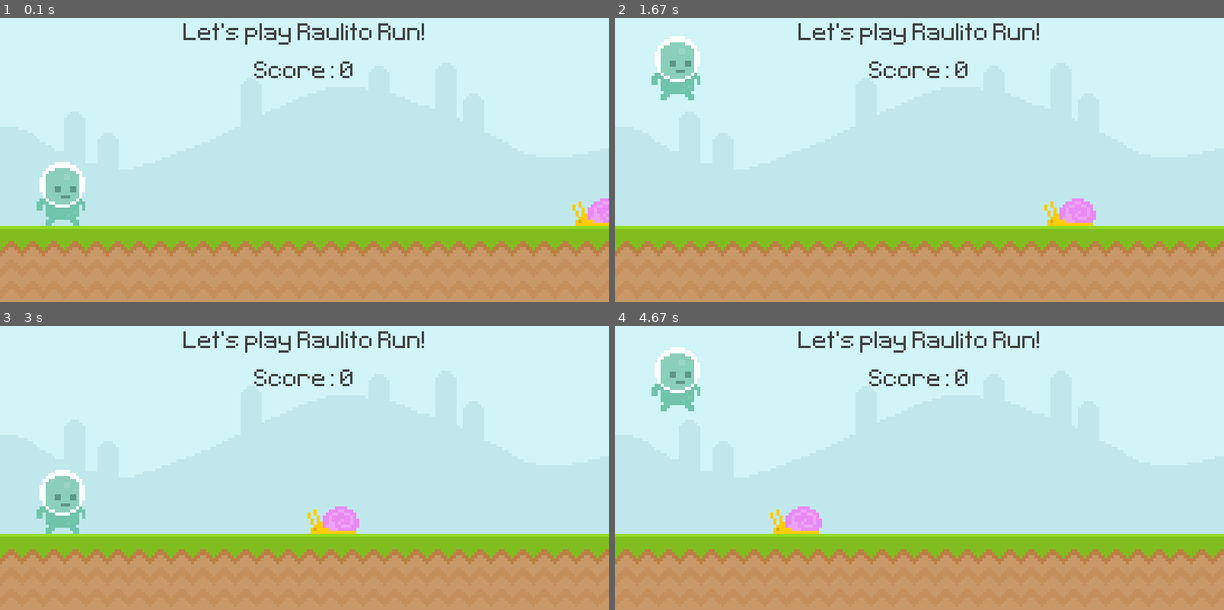
Above: before the commit, frames 1-4 (two rows, left to right).
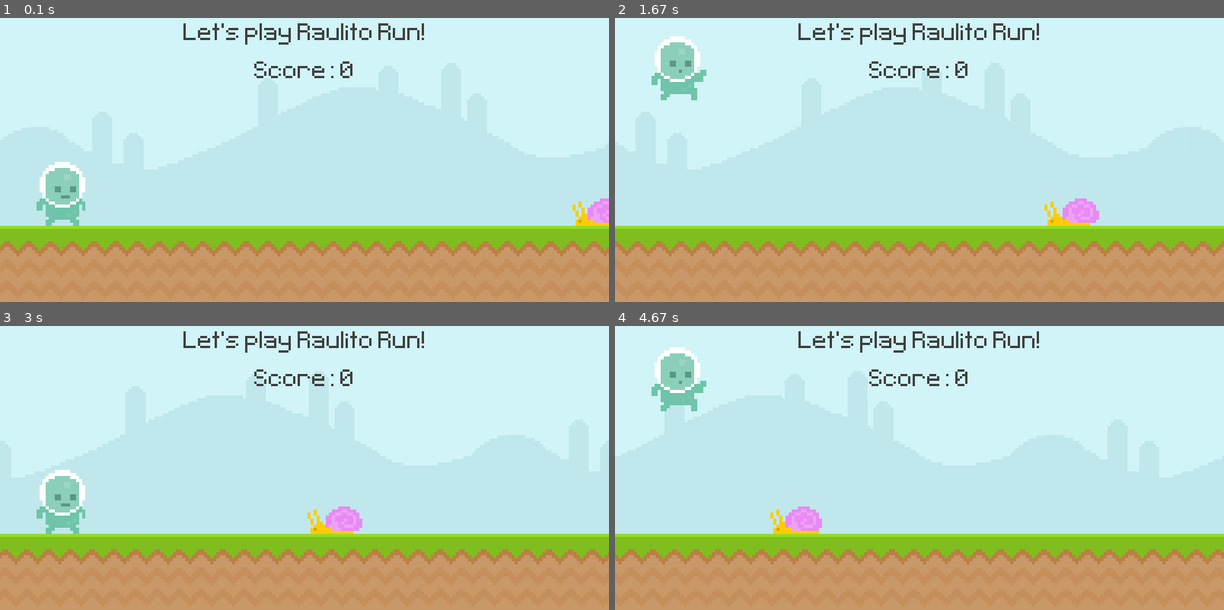
Above: after the commit, the same moments.

Repository: jm4ch4do/py_game_mario
Game: pygame game, started from scenes/level_001.py
Same seed, same stepped clock (60 frames per second), same inputs: the game is played once before the commit and once after it.
Inputs:
- Up to frame 1 (0.1 s): no input
- Up to frame 2 (1.67 s): tap Space at 0.33 s
- Up to frame 3 (3 s): no input
- Up to frame 4 (4.67 s): tap Space at 3.3, 3.6, 3.8, 4.2, 4.5 s

The runs differ from the first frame. In frame 1, 1.7% of the frame differs, in the area x 0-100%, y 78-84%; in frame 2, 2.4%; in frame 3, 1.9%; in frame 4, 3.2%, in the area x 0-100%, y 19-84%.

Commit message:
feat: adds actors and world animation

Diff:
--- a/data/image_paths.json
+++ b/data/image_paths.json
@@ -1,6 +1,9 @@
 {
-    "player_1": "assets/images/player/player_walk_1.png",
-    "player_hit": "assets/images/player/player_hit.png",
+    "player_walk1": "assets/images/player/walk1.png",
+    "player_walk2": "assets/images/player/walk2.png",
+    "player_jump": "assets/images/player/jump.png",
+    "player_stand": "assets/images/player/stand.png",
+    "player_hit": "assets/images/player/hit.png",
     "snail_1": "assets/images/enemies/snail_1.png",
     "snail_2": "assets/images/enemies/snail_2.png",
     "window_icon": "assets/images/background/icon.png",
--- a/scenes/level_001.py
+++ b/scenes/level_001.py
@@ -37,14 +37,12 @@
         if restart_needed:
             status, score, player, enemy_manager = prepare_level_start()
 
-    world.background.draw(screen)
-    score.update(), score.draw(screen)
+    if not status.gameover: world.update(), score.update()
+    world.background.draw(screen), score.draw(screen)
 
-    if not status.gameover:
-        enemy_manager.update(), player.update()
+    if not status.gameover: enemy_manager.update(), player.update(screen)
+    enemy_manager.draw(screen), player.draw(screen)
 
-    enemy_manager.draw(screen)
-    player.draw(screen)
 
     _pyg.display.update()
     clock.tick(60)
--- a/src/enemies.py
+++ b/src/enemies.py
@@ -1,3 +1,5 @@
+import math as _math
+
 import pygame as _pyg
 
 import src.utils as _utils
@@ -42,21 +44,35 @@
         self.world, self.status, self.player = world, status, player
         self.react_to_event = react_to_event
         self.scale = scale
-        self.image_base = _utils.scale_image("snail_1", scale).convert_alpha()
+        self.animations = ["snail_1", "snail_2"]
         self.speed = 2
         self.got_point_yet = False
+        self.ani_index = 0
+        self.ani_speed = 0.05
 
-        self.image = self.image_base
+        self.image = self.select_image(self.animations[0])
         self.rect = self.image.get_rect(midbottom=(world.screen_max_x, world.ground))
 
     def move_forward(self):
         self.rect.x -= self.speed
         return True if self.rect.right <= 0 else False
 
+    def animate(self):
+        if not self.status.gameover:
+            self.ani_index += self.ani_speed
+            if self.ani_index > len(self.animations):
+                self.ani_index = 0
+            selected = self.animations[_math.floor(self.ani_index)]
+            self.image = self.select_image(selected)
+
+    def select_image(self, ref=0):
+        return _utils.scale_image(ref, self.scale).convert_alpha()
+
     def update(self):
         is_out_of_screen = self.move_forward()
         if is_out_of_screen:
             self.react_to_event("leaving", self)
+        self.animate()
         self.report_hitting_player()
         self.score_jumped_by_player()
 
--- a/src/player.py
+++ b/src/player.py
@@ -1,3 +1,5 @@
+import math as _math
+
 import pygame as _pyg
 
 from src import utils as _utils
@@ -8,23 +10,31 @@
     def __init__(self, world, status):
         super().__init__()
         self.world, self.status = world, status
-        self.image_base = _utils.load_image("player_1").convert_alpha()
-        self.image_hit = _utils.load_image("player_hit").convert_alpha()
+        self.images = {
+            "walk1": _utils.load_image("player_walk1").convert_alpha(),
+            "walk2": _utils.load_image("player_walk2").convert_alpha(),
+            "jump": _utils.load_image("player_jump").convert_alpha(),
+            "stand": _utils.load_image("player_stand").convert_alpha(),
+            "hit": _utils.load_image("player_hit").convert_alpha(),
+        }
         self.jump_force = -6
 
-        self.image = self.image_base
+        self.image = self.images["walk1"]
         self.rect = self.image.get_rect(midbottom=world.player_start)
         self.gravity = 0
         self.gravity_inc = 0.1
+        self.ani_index = 0
+        self.ani_speed = 0.1
 
-    def player_input(self):
-
+    def handle_input(self):
         keys = _pyg.key.get_pressed()
         if keys[_pyg.K_SPACE]:
+            self.jump()
 
-            if not self.status.gameover:
-                if self.rect.bottom >= self.world.ground:
-                    self.gravity = self.jump_force
+    def jump(self):
+        if not self.status.gameover:
+            if self.rect.bottom >= self.world.ground:
+                self.gravity = self.jump_force
 
     def apply_gravity(self):
         self.rect.y += self.gravity
@@ -34,6 +44,19 @@
         else:
             self.gravity += self.gravity_inc
 
-    def update(self):
-        self.player_input()
+    def animate(self):
+        if self.status.gameover:
+            self.image = self.images["hit"]
+        elif self.rect.bottom < self.world.ground:
+            self.image = self.images["jump"]
+        else:
+            self.ani_index += self.ani_speed
+            if self.ani_index > 2:
+                self.ani_index = 0
+            self.image = self.images[f"walk{_math.floor(self.ani_index) + 1}"]
+
+
+    def update(self, screen):
+        self.handle_input()
         self.apply_gravity()
+        self.animate()
--- a/src/world.py
+++ b/src/world.py
@@ -12,7 +12,6 @@
         enemy_start_x=600,
         screen_max_x=800,
         screen_max_y=400,
-        background=("sky", "surface"),
     ):
         self.ground = ground
         self.screen_max_x = screen_max_x
@@ -25,7 +24,17 @@
         self.surface_pos = (0, ground)
 
         self.prepare_window()
-        self.background = self.prepare_background(background)
+
+        self.background_components = (
+            ("sky", (0, 0)),
+            ("sky", (self.screen_max_x, 0)),
+            ("surface", (0, self.ground)),
+            ("surface", (self.screen_max_x, self.ground)),
+        )
+        self.moving_background_components = []
+        self.moving_background_components_name = ("sky", "surface")
+        self.background_speed = 1
+        self.background = self.prepare_background()
 
     def prepare_window(self, title="Raulito Run", icon="window_icon"):
         _pyg.display.set_caption(title=title)
@@ -37,14 +46,24 @@
         path = _utils.get_asset_path(name, type="font")
         return _pyg.font.Font(path, 50)
 
-    def prepare_background(self, components):
-        backgrounds = [
-            Background(comp, getattr(self, f"{comp}_pos")) for comp in components
-        ]
-        background_group = _pyg.sprite.Group()
-        for background in backgrounds:
-            background_group.add(background)
-        return background_group
+    def prepare_background(self):
+        background = _pyg.sprite.Group()
+        for comp in self.background_components:
+            name, pos = comp
+            background_item = Background(name, pos)
+            background.add(background_item)
+            if name in self.moving_background_components_name:
+                self.moving_background_components.append(background_item)
+        return background
+
+    def move_background(self):
+        for background_component in self.moving_background_components:
+            background_component.rect.x -= self.background_speed
+            if background_component.rect.right < 0:
+                background_component.rect.x = self.screen_max_x
+
+    def update(self):
+        self.move_background()
 
 
 class Background(_pyg.sprite.Sprite):
Binary file changed: assets/images/background/sky.png
Binary file changed: assets/images/background/surface.png
Renamed: assets/images/player/player_hit.png -> assets/images/player/hit.png
Binary file added: assets/images/player/jump.png
Renamed: assets/images/temp/img/player/player_stand.png -> assets/images/player/stand.png
Renamed: assets/images/player/player_walk_1.png -> assets/images/player/walk1.png
Renamed: assets/images/temp/img/player/player_walk_2.png -> assets/images/player/walk2.png
Renamed: assets/images/temp/img/player/player_walk_1_hit.png -> assets/images/temp/img/player/hit.png
Binary file removed: assets/images/temp/img/player/player_stand hit.png
Binary file added: assets/images/temp/img/player/stand.png
Renamed: assets/images/temp/img/player/player_walk_1.png -> assets/images/temp/img/player/walk1.png
Binary file added: assets/images/temp/img/player/walk2.png
